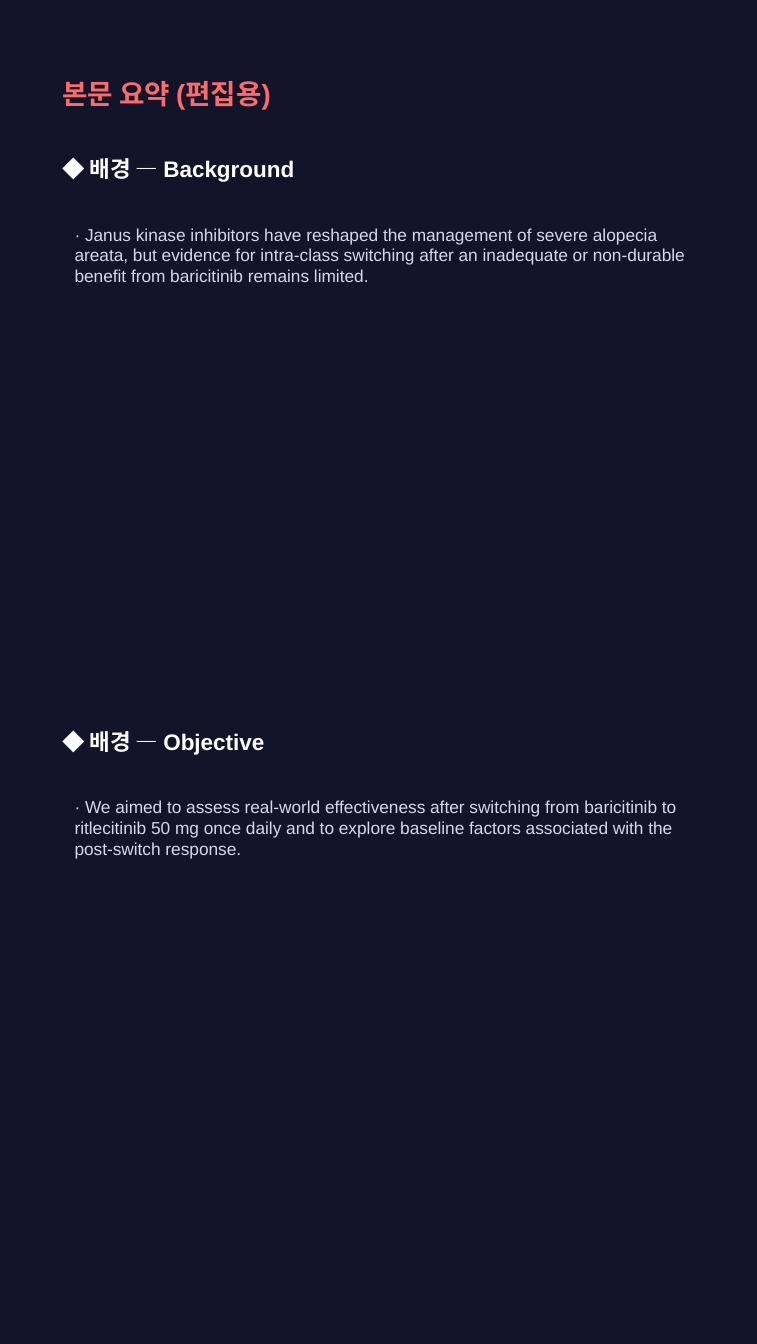
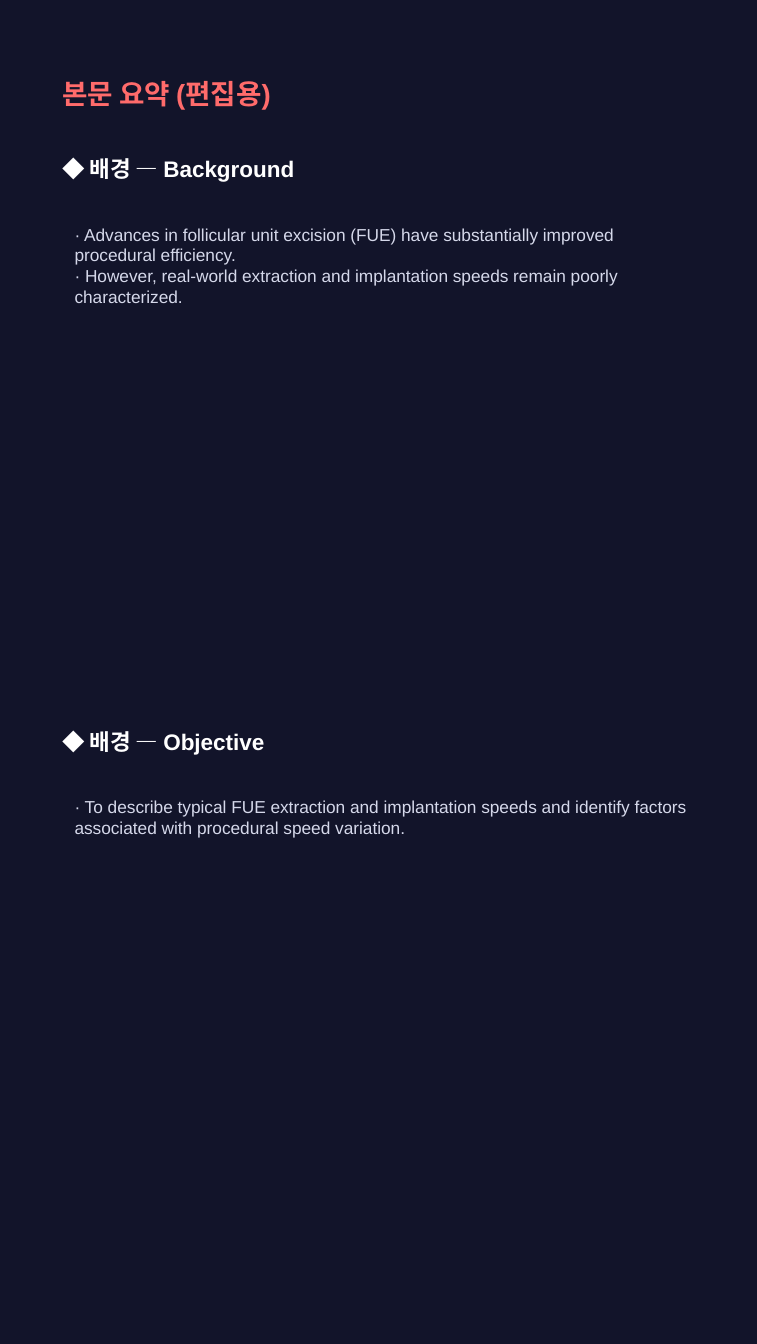
Before and after one commit to hyokang2010-BJ-ANTH/product-builder-test, a slide deck: slide 7 of pwa/data/latest/slides.pptx. Drawn at 757x1344 pixels with LibreOffice and Linux fonts; fonts in the diff are those of the drawing. Boxes give left, top, right and bottom in pixels: in the first picture for what was removed or moved away, otherwise in the second. Text is boxed around its words. In the diff, an @@ line names an element or a change of style, - is before the commit and + after.

```diff
--- a/pwa/data/latest/slides.pptx
+++ b/pwa/data/latest/slides.pptx
@@ text at [75,228,618,303]: text changed @@
-· Janus kinase inhibitors have reshaped the management of severe alopecia areata, but evidence for intra-class switching after an inadequate or non-durable benefit from baricitinib remains limited.
+· Advances in follicular unit excision (FUE) have substantially improved procedural efficiency.
+· However, real-world extraction and implantation speeds remain poorly characterized.
@@ text at [75,800,687,838]: text changed @@
-· We aimed to assess real-world effectiveness after switching from baricitinib to ritlecitinib 50 mg once daily and to explore baseline factors associated with the post-switch response.
+· To describe typical FUE extraction and implantation speeds and identify factors associated with procedural speed variation.
```
Also in this commit, not shown: 5 other slides changed, 2 slides added, 2 slides removed, 26 other files.
